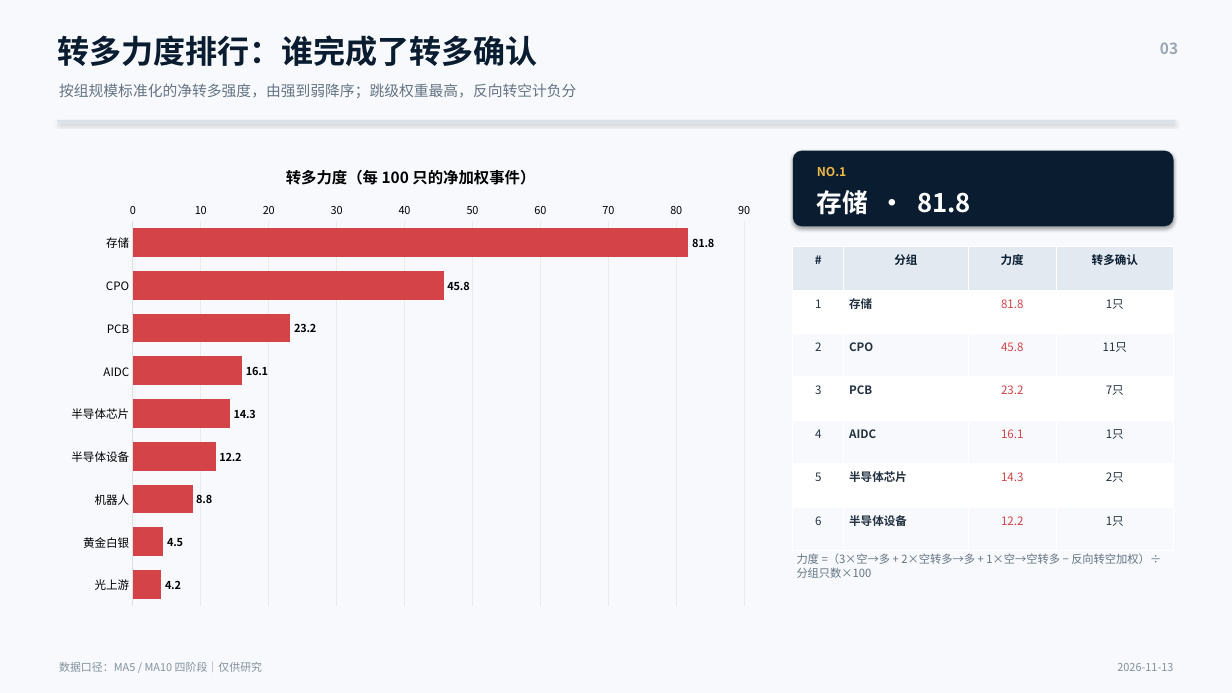
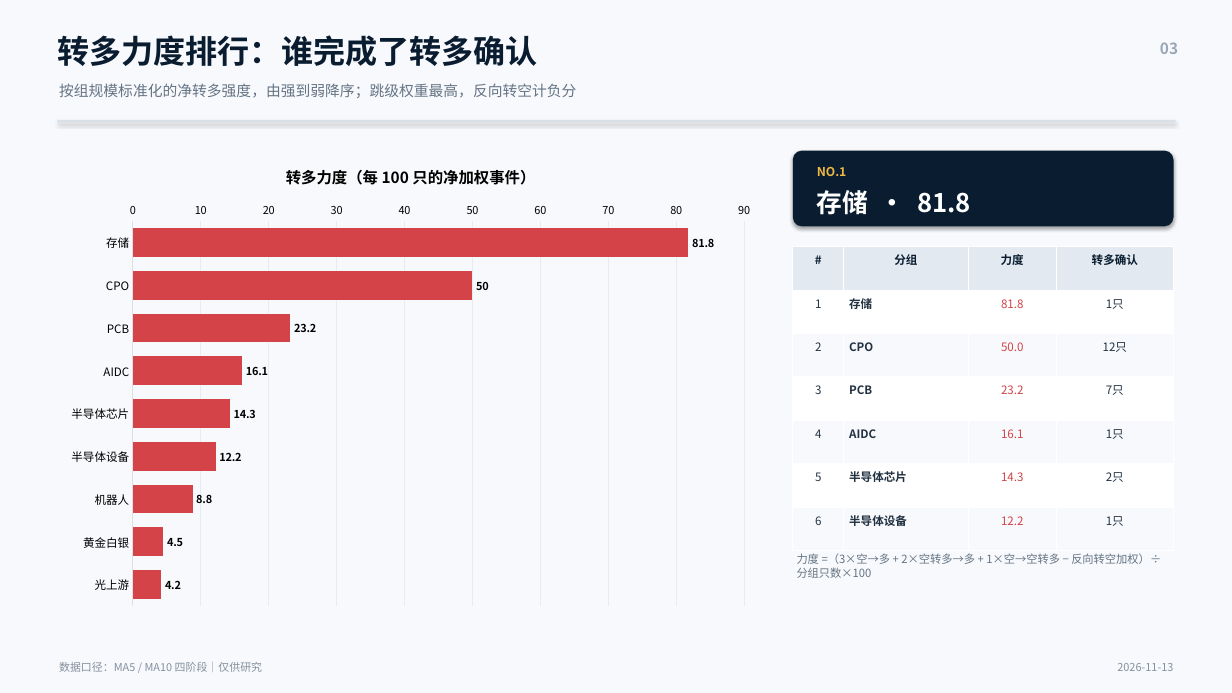
Before and after one commit to nancybhc/a-share-blast-lab, a slide deck: slide 3 of assets/多空阶段简报_2026-11-13.pptx. Drawn at 1232x693 pixels with LibreOffice and Linux fonts; fonts in the diff are those of the drawing. Boxes give left, top, right and bottom in pixels: in the first picture for what was removed or moved away, otherwise in the second. Text is boxed around its words. In the diff, an @@ line names an element or a change of style, - is before the commit and + after.

```diff
--- a/assets/多空阶段简报_2026-11-13.pptx
+++ b/assets/多空阶段简报_2026-11-13.pptx
@@ bar chart at [57,146,764,616] @@
@@ Series 1, CPO: 45.8 to 50 @@
@@ table at [793,247,1174,551] @@
-row 3, column 3: 45.8
+row 3, column 3: 50.0
-row 3, column 4: 11只
+row 3, column 4: 12只
```
Also in this commit, not shown: 3 other slides changed, 8 other files.
